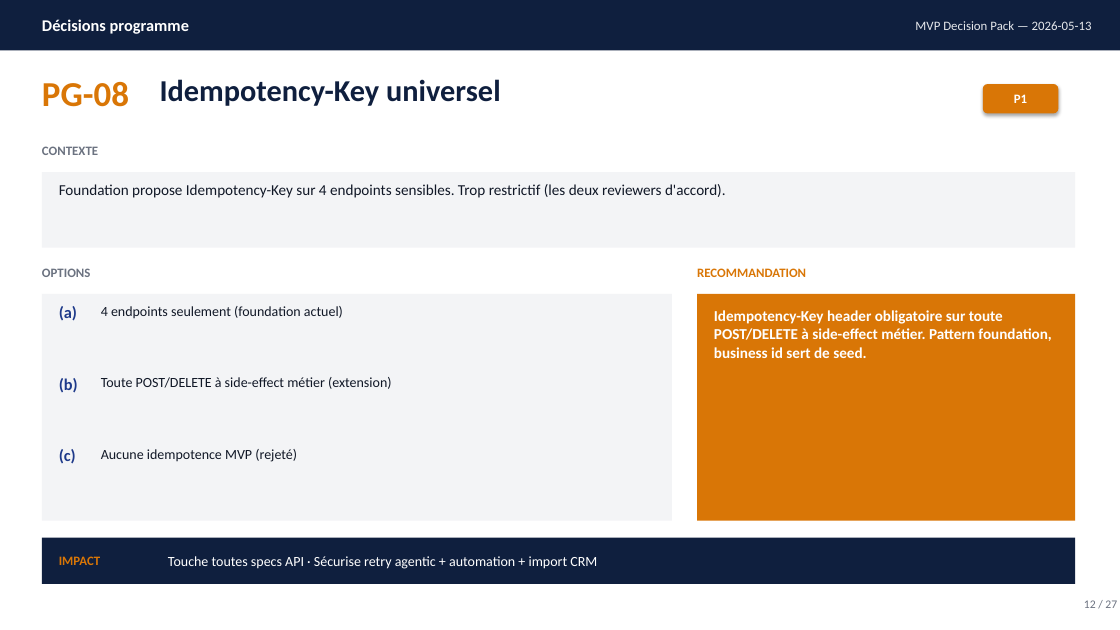
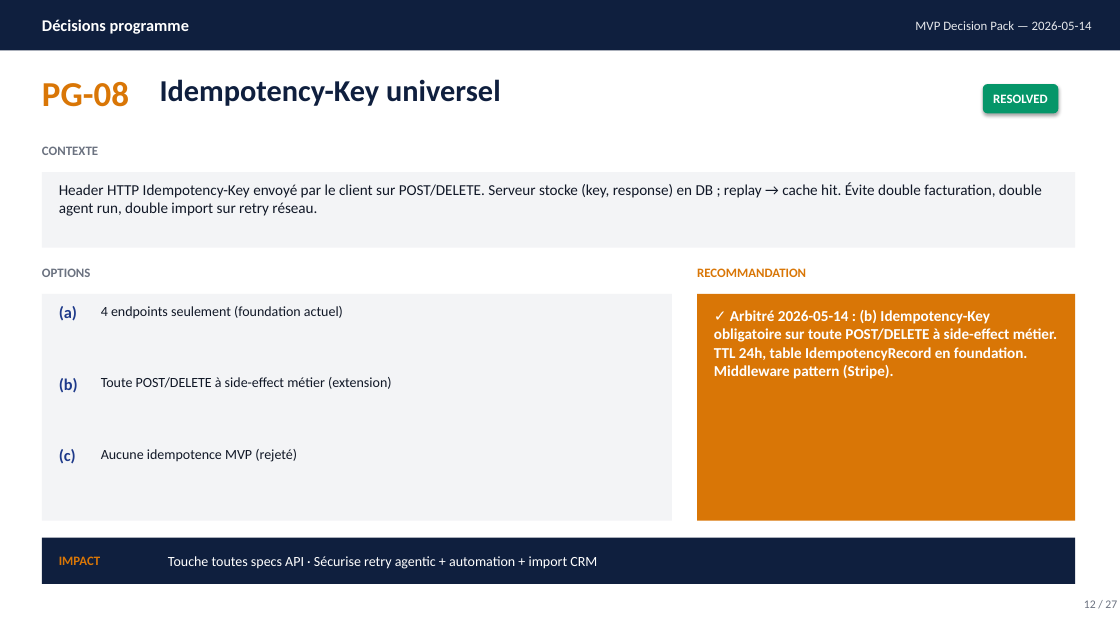
Before and after one commit to rhanka/openerp, a slide deck: slide 12 of docs/study/10-mvp-specs/decision-pack.pptx. Drawn at 1120x630 pixels with LibreOffice and Linux fonts; fonts in the diff are those of the drawing. Boxes give left, top, right and bottom in pixels: in the first picture for what was removed or moved away, otherwise in the second. Text is boxed around its words. In the diff, an @@ line names an element or a change of style, - is before the commit and + after.

Commit message:
Engrave MVP decisions arbitrated 2026-05-14 across 6 specs and decision-pack

```diff
--- a/docs/study/10-mvp-specs/decision-pack.pptx
+++ b/docs/study/10-mvp-specs/decision-pack.pptx
@@ text at [915, 21, 1092, 30]: text changed @@
-MVP Decision Pack — 2026-05-13
+MVP Decision Pack — 2026-05-14
@@ rounded rectangle "RESOLVED" at [983, 84, 1059, 113]: fill #D97606 to #059669 @@
@@ text in rounded rectangle at [993, 94, 1048, 103]: text changed @@
-P1
+RESOLVED
@@ text at [59, 182, 1042, 216]: text changed @@
-Foundation propose Idempotency-Key sur 4 endpoints sensibles. Trop restrictif (les deux reviewers d'accord).
+Header HTTP Idempotency-Key envoyé par le client sur POST/DELETE. Serveur stocke (key, response) en DB ; replay → cache hit. Évite double facturation, double agent run, double import sur retry réseau.
@@ text at [714, 310, 1057, 379]: text changed @@
-Idempotency-Key header obligatoire sur toute POST/DELETE à side-effect métier. Pattern foundation, business id sert de seed.
+✓ Arbitré 2026-05-14 : (b) Idempotency-Key obligatoire sur toute POST/DELETE à side-effect métier. TTL 24h, table IdempotencyRecord en foundation. Middleware pattern (Stripe).
```
Also in this commit, not shown: 25 other slides changed, 8 other files.
